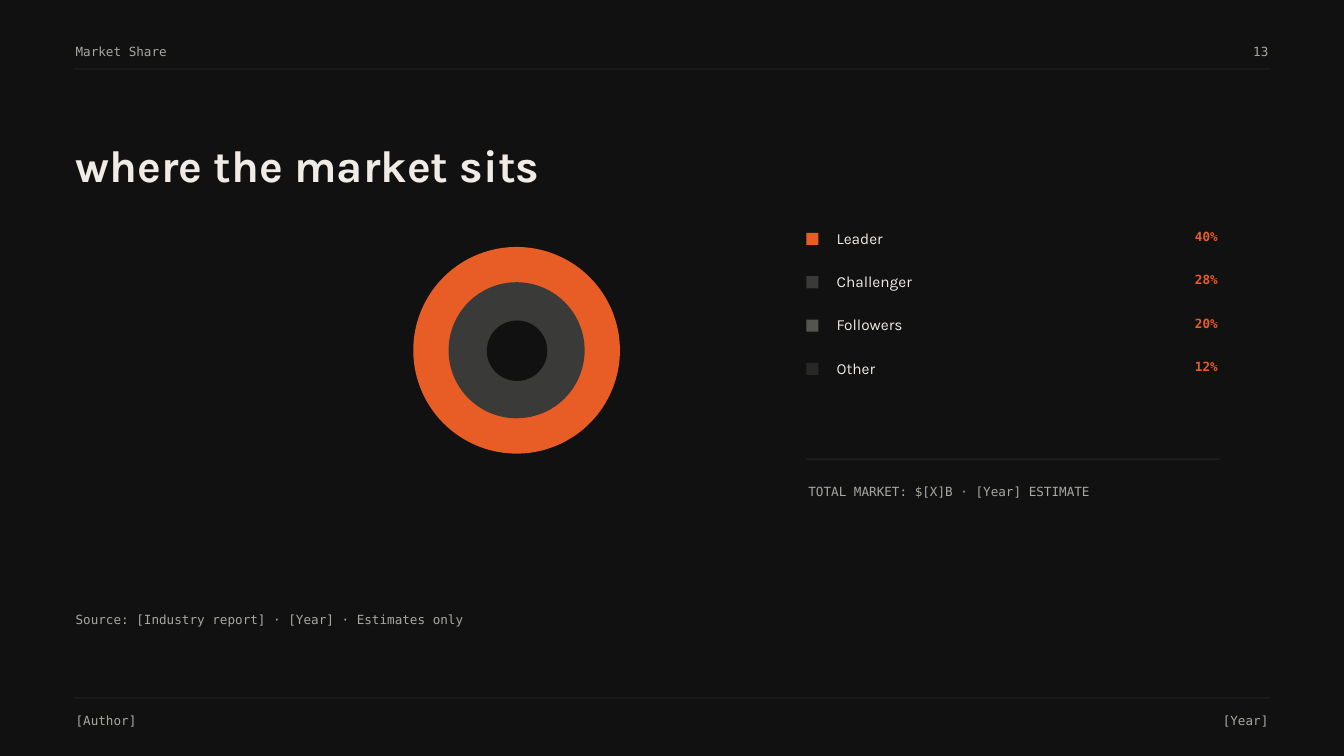
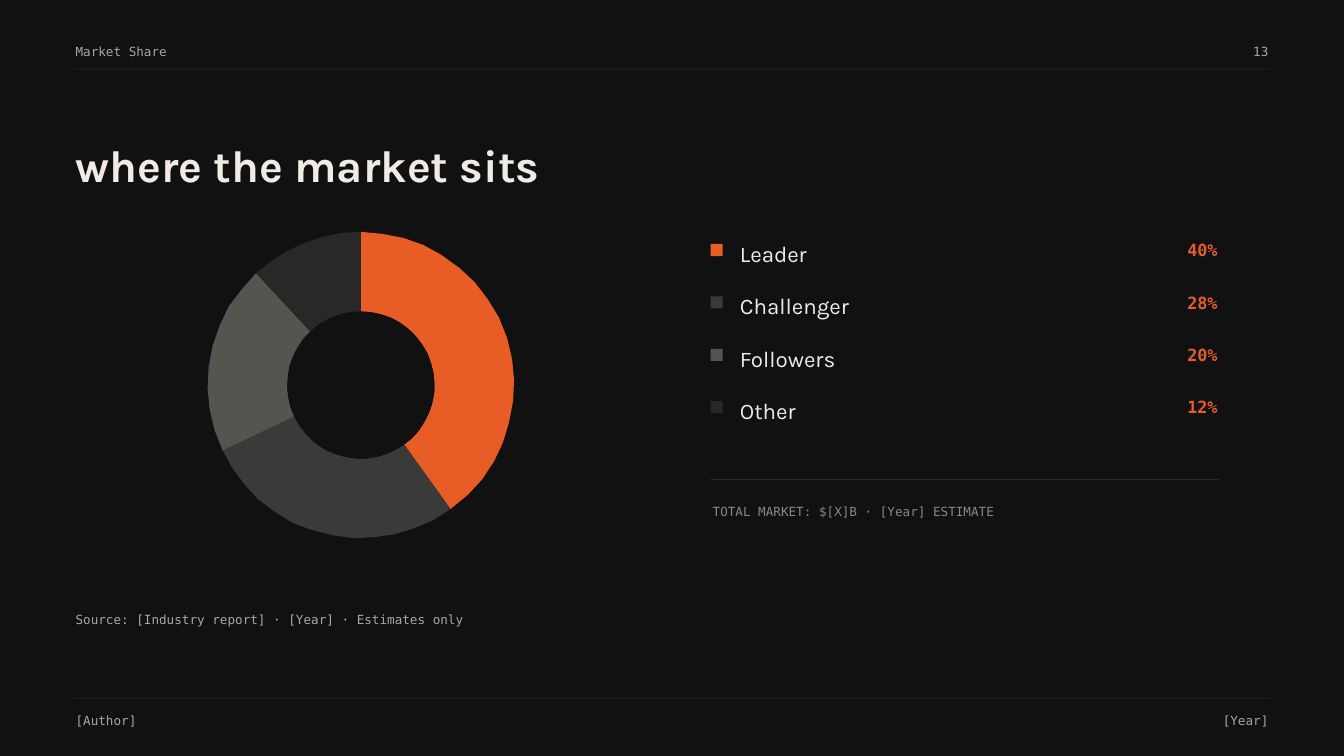
Before and after one commit to hustcer/pptx-nova, a slide deck: slide 12 of assets/examples/broadside/deck.pptx. Drawn at 1344x756 pixels with LibreOffice and Linux fonts; fonts in the diff are those of the drawing. Boxes give left, top, right and bottom in pixels: in the first picture for what was removed or moved away, otherwise in the second. Text is boxed around its words. In the diff, an @@ line names an element or a change of style, - is before the commit and + after.

Commit message:
fix(deckkit): refine broadside reference fidelity
- Rework Broadside orange-page muted text tokens to balance the HTML reference tone with PPTX contrast gates.

- Replace the slide 12 placeholder donut with editable freeform ring segments sized through originX/originY and xScale/yScale so the chart renders visibly in PNG and PowerPoint.

- Increase Broadside pyramid and timeline display hierarchy, refresh the showcase deck/contact sheet/manifest metadata, and add regression coverage for the repaired visual details.

- Document existing DeckKit repair workflow, temporary artifact placement, CSS alpha color tradeoffs, and add-freeform visibility pitfalls in deckkit-maker and pptx-nova references.

```diff
--- a/assets/examples/broadside/deck.pptx
+++ b/assets/examples/broadside/deck.pptx
@@ freeform shape added at (256, 232, 361, 332), fill #282826 @@
@@ freeform shape added at (361, 232, 514, 509), fill #E85D26 @@
@@ text "Leader": place and size @@
-text "Leader" at (837, 233, 883, 244)
+text "Leader" at (740, 246, 807, 263)
@@ text "40%": place and size @@
-text "40%" at (1195, 231, 1218, 241)
+text "40%" at (1187, 243, 1217, 257)
@@ ellipse removed at (413, 247, 620, 454) @@
@@ rectangle: place and size @@
-rectangle at (807, 233, 819, 245)
+rectangle at (711, 244, 723, 256)
@@ freeform shape added at (208, 273, 311, 451), fill #555550 @@
@@ ellipse removed at (449, 282, 585, 418) @@
@@ rectangle: place and size @@
-rectangle at (807, 276, 819, 288)
+rectangle at (711, 296, 723, 309)
@@ text "Challenger": place and size @@
-text "Challenger" at (837, 276, 912, 291)
+text "Challenger" at (740, 298, 849, 320)
@@ text "28%": place and size @@
-text "28%" at (1195, 274, 1218, 284)
+text "28%" at (1187, 296, 1217, 310)
@@ ellipse: place and size @@
-ellipse at (487, 321, 547, 381)
+ellipse at (287, 312, 435, 459)
@@ rectangle: place and size @@
-rectangle at (807, 320, 819, 332)
+rectangle at (711, 349, 723, 361)
@@ text "Followers": place and size @@
-text "Followers" at (837, 319, 903, 330)
+text "Followers" at (740, 351, 835, 368)
@@ text "20%": place and size @@
-text "20%" at (1195, 318, 1218, 328)
+text "20%" at (1187, 348, 1217, 362)
@@ freeform shape added at (223, 416, 451, 538), fill #3A3A38 @@
@@ rectangle: place and size @@
-rectangle at (807, 363, 819, 375)
+rectangle at (711, 401, 723, 413)
@@ size 11 to 16 pt in 4 elements at (740, 246, 807, 263), (740, 298, 849, 320), (740, 351, 835, 368), (740, 403, 796, 420) @@
@@ text "Other": place and size @@
-text "Other" at (837, 363, 876, 374)
+text "Other" at (740, 403, 796, 420)
@@ size 9 to 12 pt in 4 elements at (1187, 243, 1217, 257), (1187, 296, 1217, 310), (1187, 348, 1217, 362), (1187, 400, 1217, 413) @@
@@ text "12%": place and size @@
-text "12%" at (1195, 361, 1218, 371)
+text "12%" at (1187, 400, 1217, 413)
@@ rectangle: place and size @@
-rectangle at (807, 459, 1220, 460)
+rectangle at (711, 479, 1220, 480)
@@ text "TOTAL MARKET: $[X]B · [Year] ...": place and size @@
-text "TOTAL MARKET: $[X]B · [Year] ..." at (808, 486, 1090, 498)
+text "TOTAL MARKET: $[X]B · [Year] ..." at (713, 506, 994, 518)
@@ text "TOTAL MARKET: $[X]B · [Year] ..." at (713, 506, 994, 518): text colour #A8A8A0 to #888880 @@
```
Also in this commit, not shown: 9 other slides changed, 7 other files.
